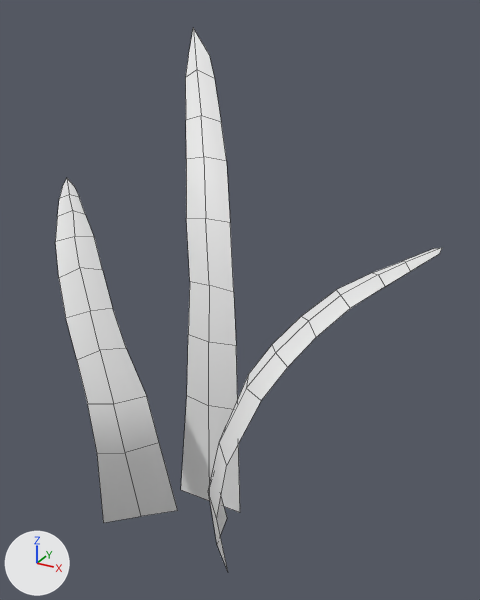
Renders of the FBX model Forest Scene/Assets/Models/Snake Plant.fbx from each side of a commit.
The view is the same before and after, from a camera (50 mm lens) standing at (5.66, -1.87, 1.69) and looking at (4.59, 0.09, 0.71). The axes (+X, +Y, +Z) are drawn at lower left. The lights are the same throughout. Mesh edges are drawn as thin lines. Materials are left out; every surface is plain grey. Where no turn or scale is listed for an object, it has been applied to the vertices.

Objects in the first picture: 'Tall_Grass_Blade', 'Tall_Grass_Blade8', 'Tall_Grass_Blade9'.
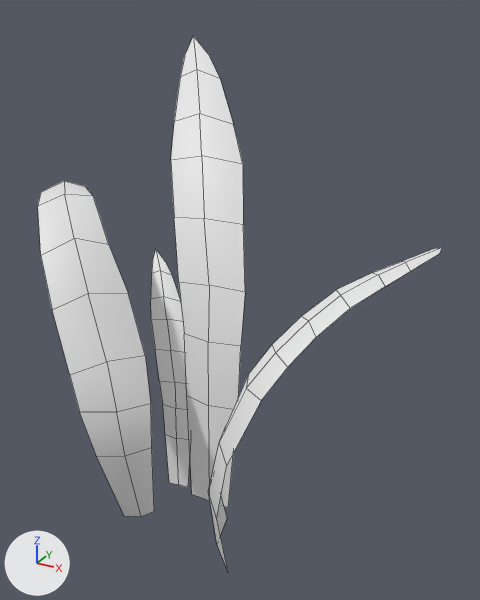
The newer file is also turned or shifted as a whole; pictures and numbers use the older file's frame.

What differs and where, as boxes (x1, y1, x2, y2) in the pictures (480 x 600 px; the box of a moved part takes in the faces that stretch with it):
'Tall_Grass_Blade', reshaped (25% wider): before (181, 28, 240, 512); after (171, 36, 245, 508)
'Tall_Grass_Blade9', reshaped: before (55, 178, 178, 523); after (38, 181, 154, 516)
'Tall_Grass_Blade10', added: after (151, 250, 191, 487)
part 2 of me_mesh, moved or reshaped: before (185, 28, 237, 406); after (171, 36, 245, 406)
part 3 of me_mesh, moved or reshaped: before (181, 396, 210, 501); after (187, 396, 210, 501)
part 4 of me_mesh, moved or reshaped: before (209, 406, 240, 512); after (209, 406, 233, 508)

The change, as a diff of the scene's bpy script:
```diff
--- a/Forest Scene/Assets/Models/Snake Plant.fbx.py
+++ b/Forest Scene/Assets/Models/Snake Plant.fbx.py
@@ me_mesh @@
 # used by ob_tall_grass_blade; location = (4.389, 0.239, 0.784)
-me_mesh.from_pydata(...)  # 27 vertices, 16 faces; spans x -0.31..0.32, y -0.37..0.37, z -0.84..0.83
-me_mesh.vertices[0].co = (0.05, -0.37, -0.84)  # pixel (180, 489)
-me_mesh.vertices[1].co = (0.32, -0.37, -0.84)  # pixel (240, 512)
+me_mesh.from_pydata(...)  # 27 vertices, 16 faces; spans x -0.31..0.29, y -0.37..0.37, z -0.84..0.8
+# me_mesh part 2: 17 of 27 vertices moved; they spanned x -0.31..0.26, y -0.3..0.37, z -0.18..0.83 and now span x -0.31..0.28, y -0.3..0.37, z -0.18..0.8; mean shift (0.0, 0.0, 0.0); largest move (0.06, -0.01, 0.4) -> (0.13, 0.0, 0.39)
+# me_mesh part 3
+me_mesh.vertices[0].co = (0.1, -0.37, -0.84)  # pixel (191, 494)
+# me_mesh part 4
+me_mesh.vertices[1].co = (0.27, -0.37, -0.84)  # pixel (228, 507)
@@ me_mesh_002 @@
 # used by ob_tall_grass_blade9; location = (4.09, -0.04, 0.887)
-me_mesh_002.from_pydata(...)  # 30 vertices, 18 faces; spans x -0.356..0.402, y -0.418..0.203, z -0.946..0.166
+me_mesh_002.from_pydata(...)  # 30 vertices, 18 faces; spans x -0.356..0.384, y -0.443..0.203, z -0.946..0.197
+# me_mesh_002 part 1: 29 of 30 vertices moved; they spanned x -0.356..0.402, y -0.418..0.203, z -0.946..0.166 and now span x -0.356..0.384, y -0.443..0.203, z -0.946..0.197; mean shift (-0.008, -0.001, 0.022); largest move (-0.356, 0.203, 0.166) -> (-0.356, 0.203, -0.041)
@@ me_mesh_003 @@
+me_mesh_003.from_pydata(...)  # 27 vertices, 16 faces; spans x -0.179..0.169, y -0.178..0.164, z -0.424..0.405
@@ ob_tall_grass_blade10 @@
+ob_tall_grass_blade10 = bpy.data.objects.new('Tall_Grass_Blade10', me_mesh_003)
+ob_tall_grass_blade10.location = (4.318, 0.035, 0.396)
```
